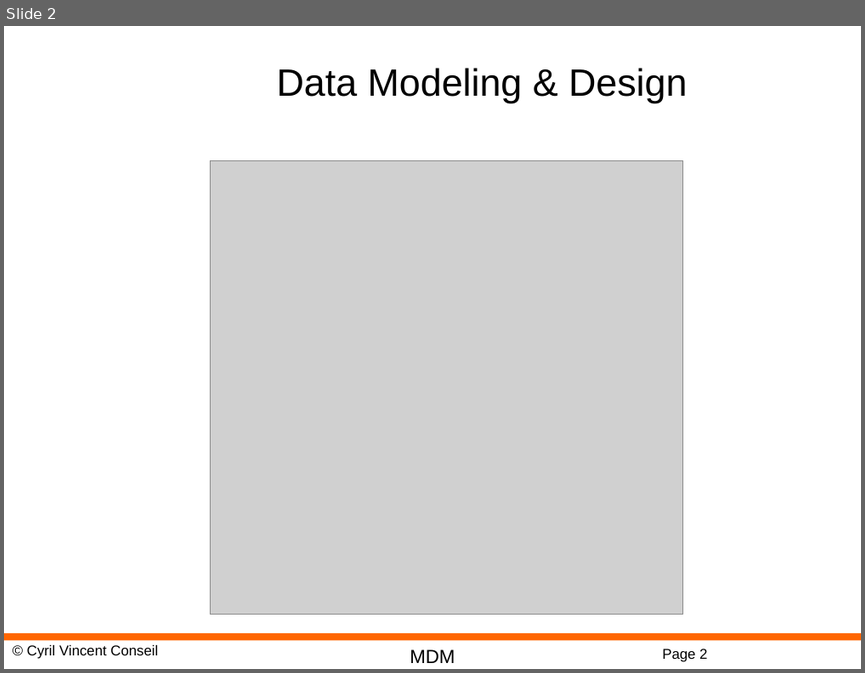
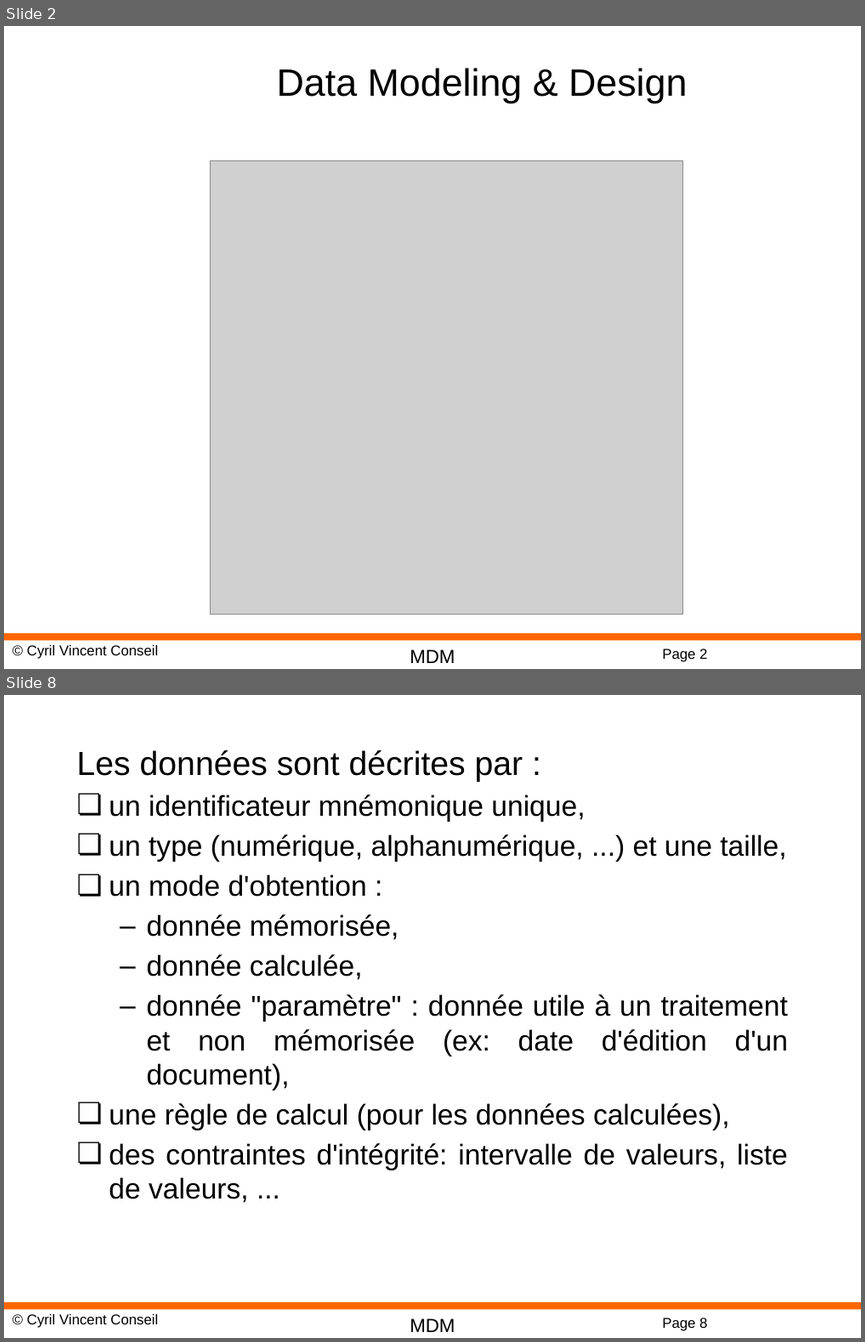
Before and after one commit to cyrilvincent/mdm, a slide deck: DM05-Design.pptx. Shown one above the other, each under a label of ours: slide 2 before the commit, slides 2 and 8 after it; the slides between them are not shown. The pictures are 865x673 and 865x1342 pixels, drawn with LibreOffice and Linux fonts; fonts in the diff are those of the drawing; grey boxes stand for pictures; background and template pictures are left out. Boxes give left, top, right and bottom in pixels: in the first picture for what was removed or moved away, otherwise in the second. Text is boxed around its words. In the diff, an @@ line names an element or a change of style, - is before the commit and + after.

```diff
--- a/DM05-Design.pptx
+++ b/DM05-Design.pptx
@@ slide 8 added at (4,695,861,1338), background #FFFFFF; not listed: 4 template elements that a slide beside it also shows @@
@@ text added at (77,750,788,1202), 24 pt, text #000000 @@
+Les données sont décrites par :
+❏ un identificateur mnémonique unique,
+❏ un type (numérique, alphanumérique, ...) et une taille,
+❏ un mode d'obtention :
+  – donnée mémorisée,
+  – donnée calculée,
+  – donnée "paramètre" : donnée utile à un traitement et non mémorisée (ex: date d'édition d'un document),
+❏ une règle de calcul (pour les données calculées),
+❏ des contraintes d'intégrité: intervalle de valeurs, liste de valeurs, ...
```
Also in this commit, not shown: 1 slide changed, 58 other slides added, 3 slides removed, 32 other files.
